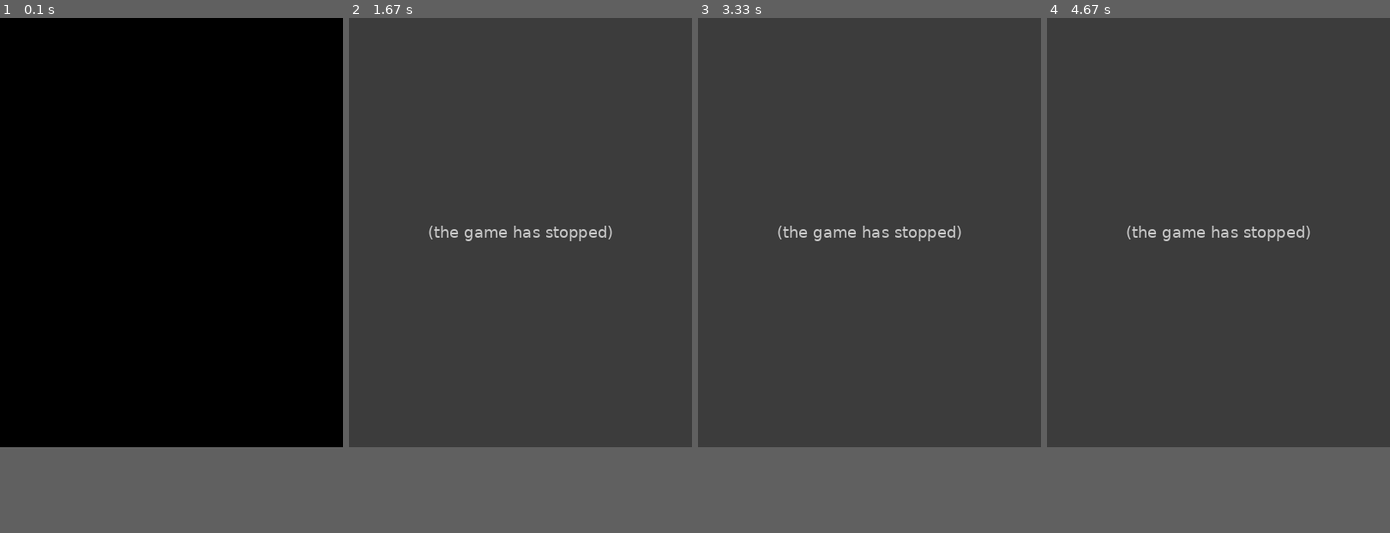
Above: before the commit, frames 1-4 (left to right).
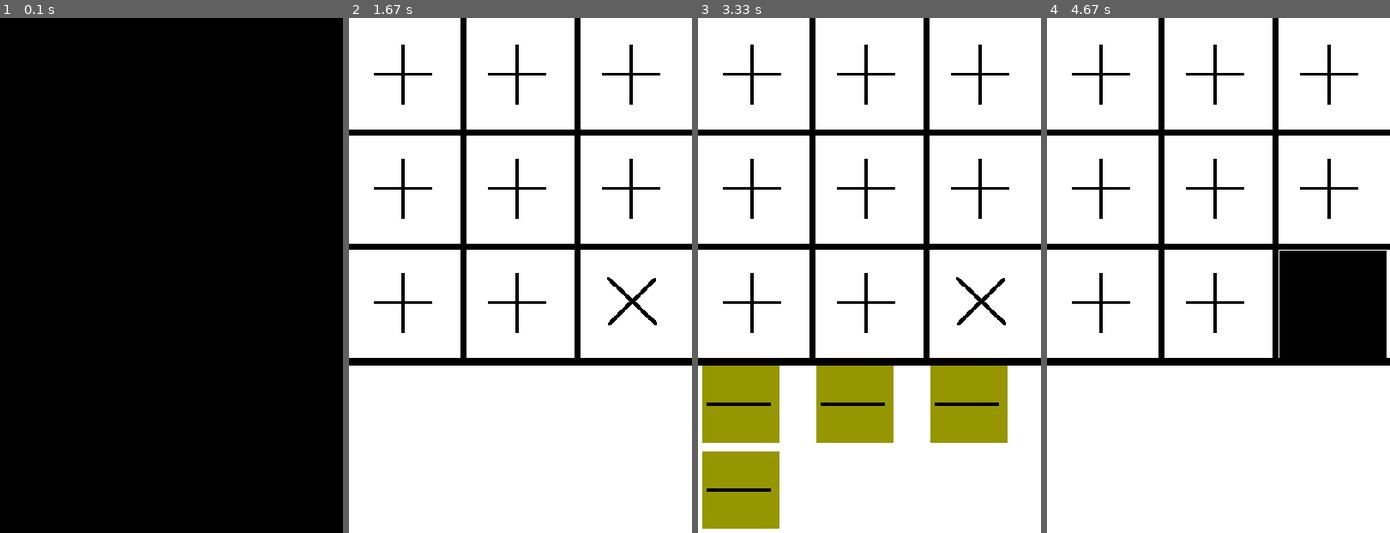
Above: after the commit, the same moments.

Repository: ShuGe-MIT/iQuhack
Game: pygame game, started from frontend_original.py
Two runs of this game, one before a commit and one after it. Both use one fixed random seed, a clock stepped at 60 frames per second and the inputs below.
Inputs (mouse positions are in pixels of both pictures, inside the frame that each line leads up to):
- Up to frame 1 (0.1 s): no input
- Up to frame 2 (1.67 s): click (630, 260) at 0.42 s; click (554, 388) at 0.77 s
- Up to frame 3 (3.33 s): click (958, 357) at 3.1 s
- Up to frame 4 (4.67 s): click (1338, 409) at 3.43 s; click (1341, 234) at 3.77 s
In our replay, the window is 400x500 before the commit and 400x600 after it. These sizes can differ from the game's own. Grey fills any space a smaller window leaves; there, only what the larger window draws over its background counts as a difference.

The runs differ from the first frame. In frame 1, only the window size differs. In frame 2, 83% of the frame differs, in the area x 0-100%, y 0-84%; in frame 3, 87%, in the area x 0-100%, y 0-100%; in frame 4, 83%.
Error before the commit: TypeError: object of type 'NoneType' has no len() (frontend_original.py line 215); the game stopped at 0.42 s (later frames are placeholders)

Commit message:
Gates working somewhat

Diff:
--- a/frontend_original.py
+++ b/frontend_original.py
@@ -1,3 +1,12 @@
+# READ THIS
+
+# the game sort of works, you have to add in the images for the gates
+# Also, Hieu (and Linh) still wants to measure state and we can add in swap as well to make 6 gates
+# The measured state is measured once and cannot be used after that, not even for applying gates (which makes it doable)
+# Also, board[i][1] is the color, and I am planning to represent it as a tuple rather than index of color
+# plus2o and plus2x work well, the logic of others have to improved
+# I would work on hover afterwards, once the game is working
+
 
 import pygame as pg
 import sys
@@ -7,7 +16,7 @@
 
 width = 400
 height = 400
-extraheight = 100
+extraheight = 200
 fps = 15
 running_time = pg.time.Clock()
 
@@ -35,6 +44,11 @@
 ox_img = pg.image.load("ox.png")
 xo_img = pg.image.load("xo.png")
 plus_img = pg.image.load("plus.png")
+plus2o_img = pg.image.load("plus2o.png")
+plus2x_img = pg.image.load("minus.png")
+teleport_img = pg.image.load("minus.png")
+cnot_img = pg.image.load("minus.png")
+
 
 # rescale window
 initiating_window = pg.transform.scale(initiating_window, (width, height + extraheight))
@@ -56,10 +70,10 @@
     pg.draw.line(screen, (0, 0, 0), (width / 3 * 2, 0), (width / 3 * 2, height), 7)
     pg.draw.line(screen, (0, 0, 0), (0, height / 3), (width, height / 3), 7)
     pg.draw.line(screen, (0, 0, 0), (0, height / 3 * 2), (width, height / 3 * 2), 7)
-
-    pg.draw.line(screen, (0,0,0), (width/4 , height), (width/4 , height+extraheight), 7)
-    pg.draw.line(screen, (0,0,0), (width/4*2 , height), (width/4*2 , height+extraheight), 7)
-    pg.draw.line(screen, (0,0,0), (width/4*3 , height), (width/4*3 , height+extraheight), 7)
+    pg.draw.line(screen, (0, 0, 0), (0, height), (width, height), 9)
+    pg.draw.line(screen, (0,0,0), (width/3 , height), (width/3 , height+extraheight), 7)
+    pg.draw.line(screen, (0,0,0), (width/3*2 , height), (width/3*2 , height+extraheight), 7)
+    pg.draw.line(screen, (0,0,0), (0 , height+extraheight/2), (width , height+extraheight/2), 7)
 
     pg.display.update()
 
@@ -68,7 +82,12 @@
 
     # add in the initial board
     for i in range(9):
-        draw_img(i, "ox", (255, 255, 0))
+        draw_img(i, "ox", (255, 255, 255))
+        for t in board:
+            t[0]="ox"
+            t[1]= (255, 255, 255)
+
+
     # draw_status()
 
 
@@ -82,7 +101,6 @@
     y_coord = index // 3
     posx = x_coord * width/3 + 20
     posy = y_coord * height/3 + 20
-    print(posx, posy)
     if img == "x":
         commit_img = x_img
     elif img == "o":
@@ -103,33 +121,51 @@
     pg.display.update()
 
 # TBD: draw_button and clear
-def draw_button(gate):
+def draw_button(gate, hovered=False):
+    print(draw_button)
     if gate=="plus2o":
-        pass
+        btn_img = plus2o_img
+        btn_coords = (0, height)
     elif gate=="plus2x":
-        pass
+        btn_img = plus2x_img
+        btn_coords = (width/3, height)
     elif gate=="cnot":
-        pass
+        btn_img = cnot_img
+        btn_coords = (width/3*2, height)
     elif gate=="teleport":
-        pass
-
-def clear(gate):
-    if gate=="plus2o":
-        pass
+        btn_img = teleport_img
+        btn_coords = (0, height+extraheight/2)
+    if not hovered:
+        btn_bg_color = (150, 150, 0)
+    else:
+        btn_bg_color = (200, 200, 0)
+    pg.draw.rect(screen, btn_bg_color, pg.Rect(btn_coords[0]+5, btn_coords[1]+5, 90, 90))
+    screen.blit(btn_img, (btn_coords[0], btn_coords[1]))
+
+
+def clear(gate=None):
+    if gate == None:
+        btn_coords = (0, height)
+        pg.draw.rect(screen, (255, 255, 255), pg.Rect(btn_coords[0], btn_coords[1]+5, width, extraheight))
+    elif gate=="plus2o":
+        btn_coords = (0, height)
     elif gate=="plus2x":
-        pass
+        btn_coords = (width/4, height)
     elif gate=="cnot":
-        pass
+        btn_coords = (width/4*2, height)
     elif gate=="teleport":
-        pass
+        btn_coords = (width/4*3, height)
+    pg.draw.rect(screen, (255, 255, 255), pg.Rect(btn_coords[0]+5, btn_coords[1]+5, 90, 90))
+
+    pg.display.update()
 
 
 ## moves
 def plus2o(i):
     global gates, steps
-    if board[i][0]=="ox" and board[i][1]==0:
+    if board[i][0]=="ox" and board[i][1]==(255, 255, 255):
         board[i][0]="o"
-        draw_img(i,"o", 0)
+        draw_img(i,"o", (255, 255, 255))
         steps+=1
         gates+=[("hadamard", i)]
     else:
@@ -137,9 +173,9 @@
 
 def plus2x(i):
     global gates, steps
-    if board[i][0]=="ox" and board[i][1]==0:
+    if board[i][0]=="ox" and board[i][1]==(255, 255, 255):
         board[i][0]="x"
-        draw_img(i,"x", 0)
+        draw_img(i,"x", (255, 255, 255))
         steps+=1
         gates+= [("sigmaz", i),("hadamard", i)]
 
@@ -189,6 +225,7 @@
     global choice_1, twoq_gate, choice_2
     # get coordinates of mouse click
     x, y = pg.mouse.get_pos()
+    print(x,y)
     # get column of mouse click (1-3)
     if y<height:
         if(x<width / 3):
@@ -209,15 +246,20 @@
         else:
             row = None
         if col!=None and row!=None:
-            i=(col-1)*3+(row-1)
+            i=(col-1)+(row-1)*3
+            print(i)
             if not twoq_gate:
                 choice_1=i
                 if len(board[i][0])==1:
+                    draw_img(i,board[i][0], board[i][1])
+                    twoq_gate=True
                     draw_button("plus2o")
                     draw_button("plus2x")
                     draw_button("cnot")
                     draw_button("teleport")
                 else:
+                    draw_button("plus2o")
+                    draw_button("plus2x")
                     draw_button("teleport")
             elif choice_1>=0:
                 if twoq_gate=="teleport":
@@ -233,18 +275,20 @@
 
 
     else:
-        if(x<width / 4) and choice_1>=0:
-            plus2o(choice_1)
-            clear()
-            choice_1=-1
-        elif (x<width / 4 * 2):
-            plus2x(choice_1)
-            clear()
-            choice_1=-1
-        elif(x<width / 4 * 3):
-            twoq_gate="cnot"
-        else:
-            twoq_gate="teleport"
+        if y<height+extraheight/2:
+            if(x<width / 3) and choice_1>=0:
+                print("plus2o")
+                plus2o(choice_1)
+                clear()
+                choice_1=-1
+            elif (x<width / 3 * 2):
+                plus2x(choice_1)
+                clear()
+                choice_1=-1
+            elif(x<width / 4 * 3):
+                twoq_gate="cnot"
+            else:
+                twoq_gate="teleport"
 
 
 # TODO: send sequence of moves to backend
@@ -256,7 +300,7 @@
             draw_img(i,"o",0)
         else:
             draw_img(i,"x",0)
-
+# TBD improve draw status to give message at each point of the game
 def draw_status(winner):
 
 	# getting the global variable draw
@@ -323,5 +367,6 @@
         elif event.type == pg.MOUSEBUTTONDOWN:
             print("drawing")
             user_click()
+
     pg.display.update()
     running_time.tick(fps)
--- a/test.py
+++ b/test.py
@@ -1,49 +1,49 @@
 
-# import pygame
+import pygame
 
-# class Option:
+class Option:
 
-#     hovered = False
+    hovered = False
 
-#     def __init__(self, text, pos):
-#         self.text = text
-#         self.pos = pos
-#         self.set_rect()
-#         self.draw()
+    def __init__(self, text, pos):
+        self.text = text
+        self.pos = pos
+        self.set_rect()
+        self.draw()
 
-#     def draw(self):
-#         self.set_rend()
-#         screen.blit(self.rend, self.rect)
+    def draw(self):
+        self.set_rend()
+        screen.blit(self.rend, self.rect)
 
-#     def set_rend(self):
-#         self.rend = menu_font.render(self.text, True, self.get_color())
+    def set_rend(self):
+        self.rend = menu_font.render(self.text, True, self.get_color())
 
-#     def get_color(self):
-#         if self.hovered:
-#             return (255, 255, 255)
-#         else:
-#             return (100, 100, 100)
+    def get_color(self):
+        if self.hovered:
+            return (255, 255, 255)
+        else:
+            return (100, 100, 100)
 
-#     def set_rect(self):
-#         self.set_rend()
-#         self.rect = self.rend.get_rect()
-#         self.rect.topleft = self.pos
+    def set_rect(self):
+        self.set_rend()
+        self.rect = self.rend.get_rect()
+        self.rect.topleft = self.pos
 
-# pygame.init()
-# screen = pygame.display.set_mode((480, 320))
-# menu_font = pygame.font.Font(None, 40)
-# options = [Option("NEW GAME", (140, 105)), Option("LOAD GAME", (135, 155)),
-#            Option("OPTIONS", (145, 205))]
-# while True:
-#     pygame.event.pump()
-#     screen.fill((0, 0, 0))
-#     for option in options:
-#         if option.rect.collidepoint(pygame.mouse.get_pos()):
-#             option.hovered = True
-#         else:
-#             option.hovered = False
-#         option.draw()
-#     pygame.display.update()
+pygame.init()
+screen = pygame.display.set_mode((480, 320))
+menu_font = pygame.font.Font(None, 40)
+options = [Option("NEW GAME", (140, 105)), Option("LOAD GAME", (135, 155)),
+           Option("OPTIONS", (145, 205))]
+while True:
+    pygame.event.pump()
+    screen.fill((0, 0, 0))
+    for option in options:
+        if option.rect.collidepoint(pygame.mouse.get_pos()):
+            option.hovered = True
+        else:
+            option.hovered = False
+        option.draw()
+    pygame.display.update()
 
 import pygame
 
Binary file added: plus2o.png
